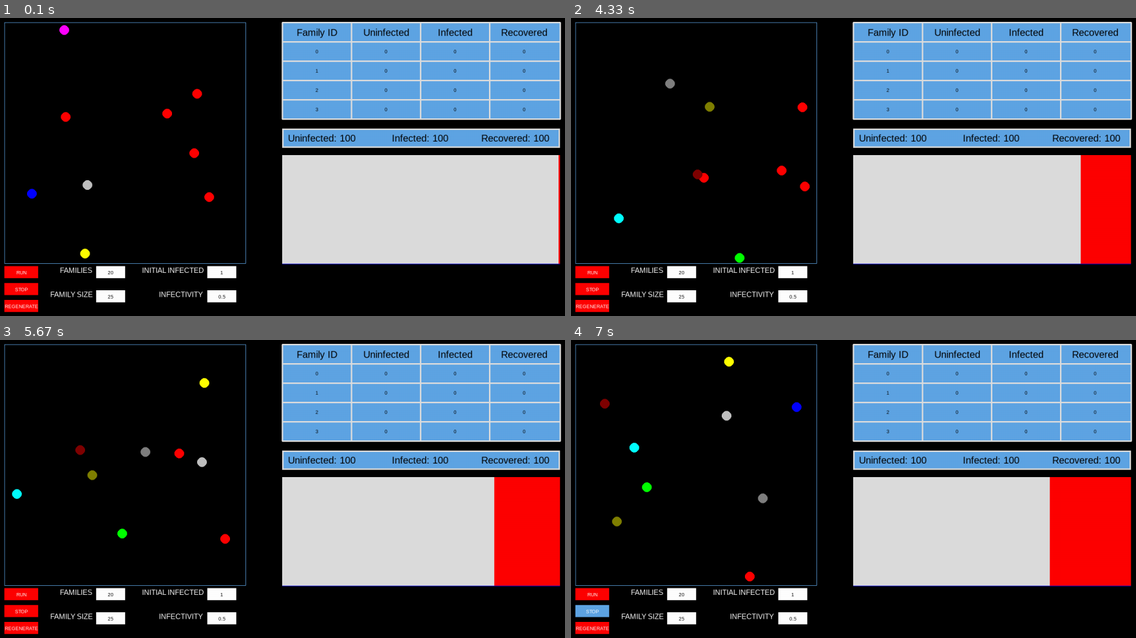
Above: before the commit, frames 1-4 (two rows, left to right).
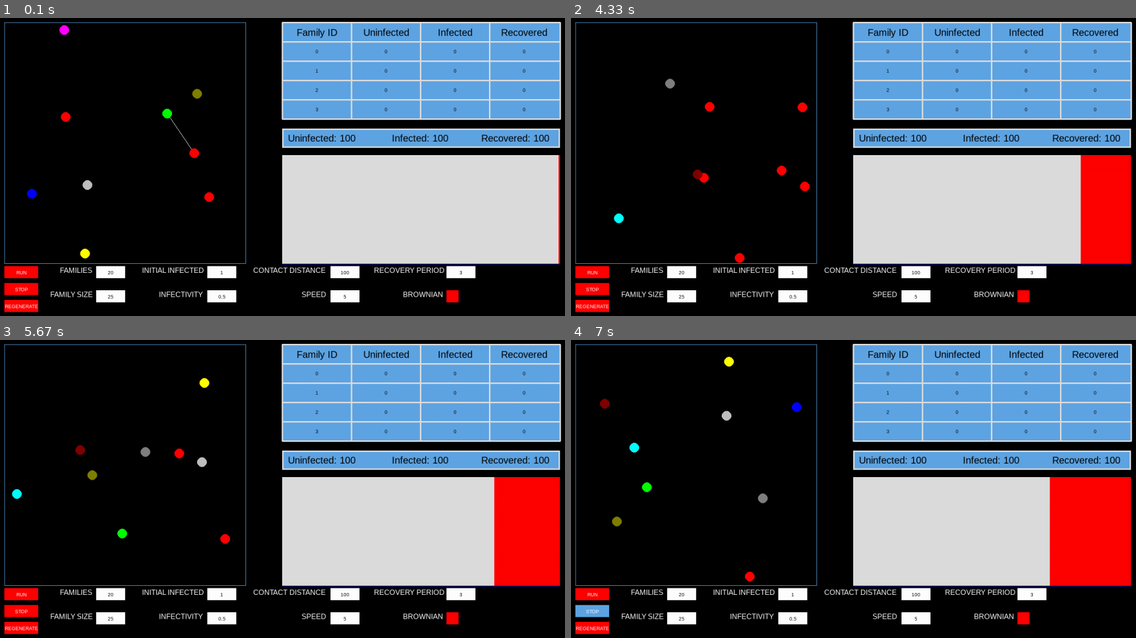
Above: after the commit, the same moments.

Repository: linyirun/EpidemicSimulator
Game: pygame game, started from main.py
Two runs of this game, one before a commit and one after it. Both use one fixed random seed, a clock stepped at 60 frames per second and the inputs below.
Inputs (mouse positions are in pixels of both pictures, inside the frame that each line leads up to):
- Up to frame 1 (0.1 s): no input
- Up to frame 2 (4.33 s): click "RUN" at 0.4 s; click (859, 184) at 0.73 s; click "1" at 1.07 s; click (1062, 274) at 1.4 s; click "25" at 2.23 s; click (836, 113) at 2.57 s; click "20" at 3.4 s; click (1034, 158) at 3.73 s
- Up to frame 3 (5.67 s): click "0.5" at 4.57 s; click (310, 474) at 4.9 s
- Up to frame 4 (7 s): click "REGENERATE" at 5.73 s; click (678, 599) at 6.07 s; click "STOP" at 6.9 s

The runs differ from the first frame. In frame 1, 1.3% of the frame differs, in the area x 28-85%, y 23-96%; in frame 2, 1.3%; in frame 3, 1.2%; in frame 4, 1.2%.

Commit message:
drew buttons

Diff:
--- a/main.py
+++ b/main.py
@@ -383,6 +383,10 @@
     draw_text(140, 530, 'FAMILIES', 15, WHITE)
     draw_text(345, 580, 'INFECTIVITY', 15, WHITE)
     draw_text(310, 530, 'INITIAL INFECTED', 15, WHITE)
+    draw_text(540, 530, 'CONTACT DISTANCE', 15, WHITE)
+    draw_text(640, 580, 'SPEED', 15, WHITE)
+    draw_text(790, 530, 'RECOVERY PERIOD', 15, WHITE)
+    draw_text(850, 580, 'BROWNIAN', 15, WHITE)
 
 
 def main():
@@ -403,16 +407,18 @@
                                     'int',
                                     (1, int(fam_pop_b.text) * int(fam_b.text)))
     stop_b = Button(25, 565, 70, 25, 'STOP', WHITE, RED, True)
-
+    close_cont_b = InputButton(700, 530, 60, 25, '100', BLACK, WHITE, True, 'int', (1, 1000))
+    speed_b = InputButton(700, 580, 60, 25, '5', BLACK, WHITE, True, 'int', (1, 20))
+    recover_period = InputButton(940, 530, 60, 25, '3', BLACK, WHITE, True, 'float', (1, 20))
+    brownian = Button(940, 580, 25, 25, '', WHITE, RED, False)
 
     # Local variables
     # this button list is needed for the event tracking
     buttons = [
-        run_b, fam_pop_b, fam_b, infect_b, regen_b, inital_infected_b, stop_b
+        run_b, fam_pop_b, fam_b, infect_b, regen_b, inital_infected_b, stop_b, close_cont_b, speed_b, recover_period, brownian
     ]
     # Holds the currently active button
     active_button = None
-
     # for testing purposes
     temp_population = 600
     num_families = 9
